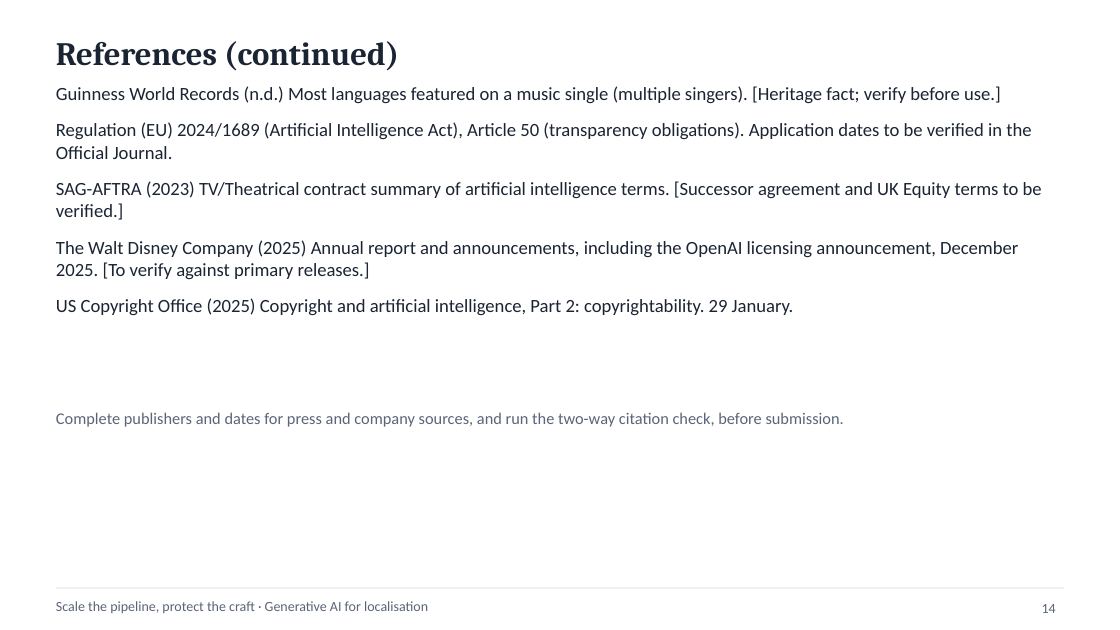
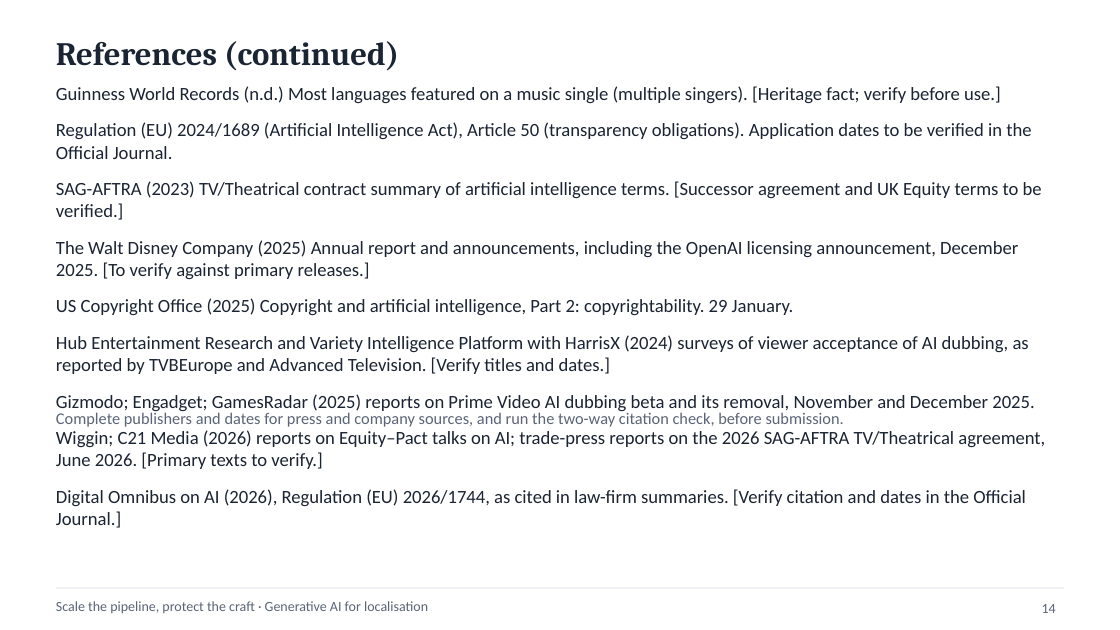
Before and after one commit to karanrg22-svg/skill, a slide deck: slide 14 of output/D_Academic_Localisation.pptx. Drawn at 1120x630 pixels with LibreOffice and Linux fonts; fonts in the diff are those of the drawing. Boxes give left, top, right and bottom in pixels: in the first picture for what was removed or moved away, otherwise in the second. Text is boxed around its words. In the diff, an @@ line names an element or a change of style, - is before the commit and + after.

```diff
--- a/output/D_Academic_Localisation.pptx
+++ b/output/D_Academic_Localisation.pptx
@@ text at <box>56,335,1045,528</box>: paragraphs added @@
+Hub Entertainment Research and Variety Intelligence Platform with HarrisX (2024) surveys of viewer acceptance of AI dubbing, as reported by TVBEurope and Advanced Television. [Verify titles and dates.]
+Gizmodo; Engadget; GamesRadar (2025) reports on Prime Video AI dubbing beta and its removal, November and December 2025.
+Wiggin; C21 Media (2026) reports on Equity–Pact talks on AI; trade-press reports on the 2026 SAG-AFTRA TV/Theatrical agreement, June 2026. [Primary texts to verify.]
+Digital Omnibus on AI (2026), Regulation (EU) 2026/1744, as cited in law-firm summaries. [Verify citation and dates in the Official Journal.]
```
Also in this commit, not shown: 5 other files.
